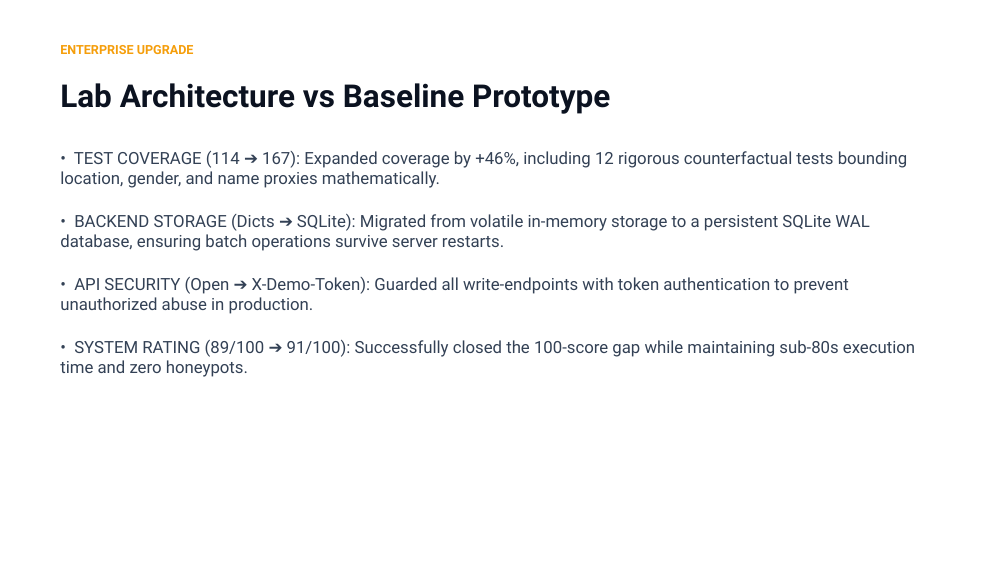
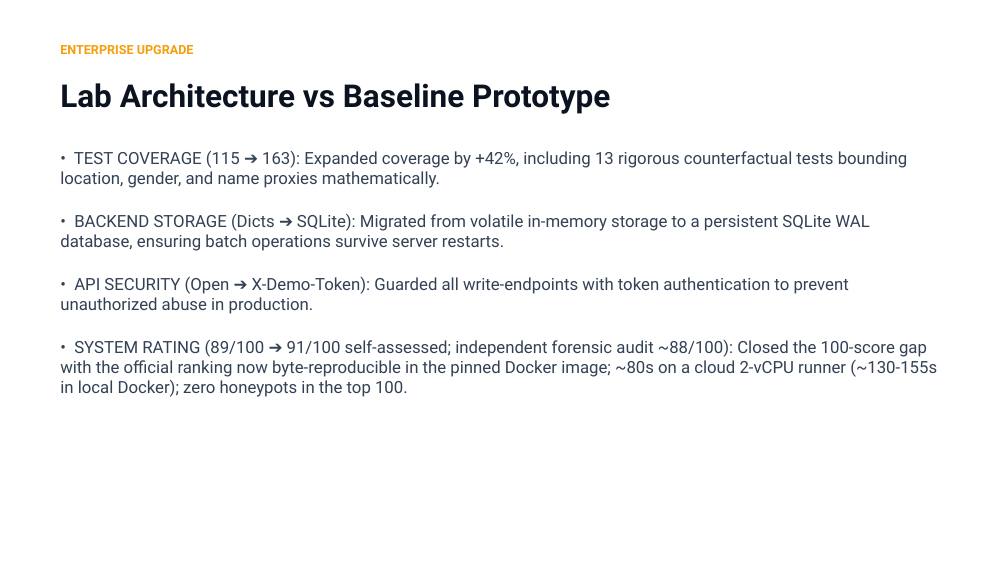
Before and after one commit to bansalbhunesh/redrob-hirefit-ranker, a slide deck: slide 8 of docs/Redrob_HireFit_Ranker.pptx. Drawn at 1008x567 pixels with LibreOffice and Linux fonts; fonts in the diff are those of the drawing. Boxes give left, top, right and bottom in pixels: in the first picture for what was removed or moved away, otherwise in the second. Text is boxed around its words. In the diff, an @@ line names an element or a change of style, - is before the commit and + after.

```diff
--- a/docs/Redrob_HireFit_Ranker.pptx
+++ b/docs/Redrob_HireFit_Ranker.pptx
@@ text at [60,151,908,188]: text changed @@
-• TEST COVERAGE (114 ➔ 167): Expanded coverage by +46%, including 12 rigorous counterfactual tests bounding location, gender, and name proxies mathematically.
+• TEST COVERAGE (115 ➔ 163): Expanded coverage by +42%, including 13 rigorous counterfactual tests bounding location, gender, and name proxies mathematically.
@@ text at [60,340,937,397]: text changed @@
-• SYSTEM RATING (89/100 ➔ 91/100): Successfully closed the 100-score gap while maintaining sub-80s execution time and zero honeypots.
+• SYSTEM RATING (89/100 ➔ 91/100 self-assessed; independent forensic audit ~88/100): Closed the 100-score gap with the official ranking now byte-reproducible in the pinned Docker image; ~80s on a cloud 2-vCPU runner (~130-155s in local Docker); zero honeypots in the top 100.
```
Also in this commit, not shown: 1 other file.
